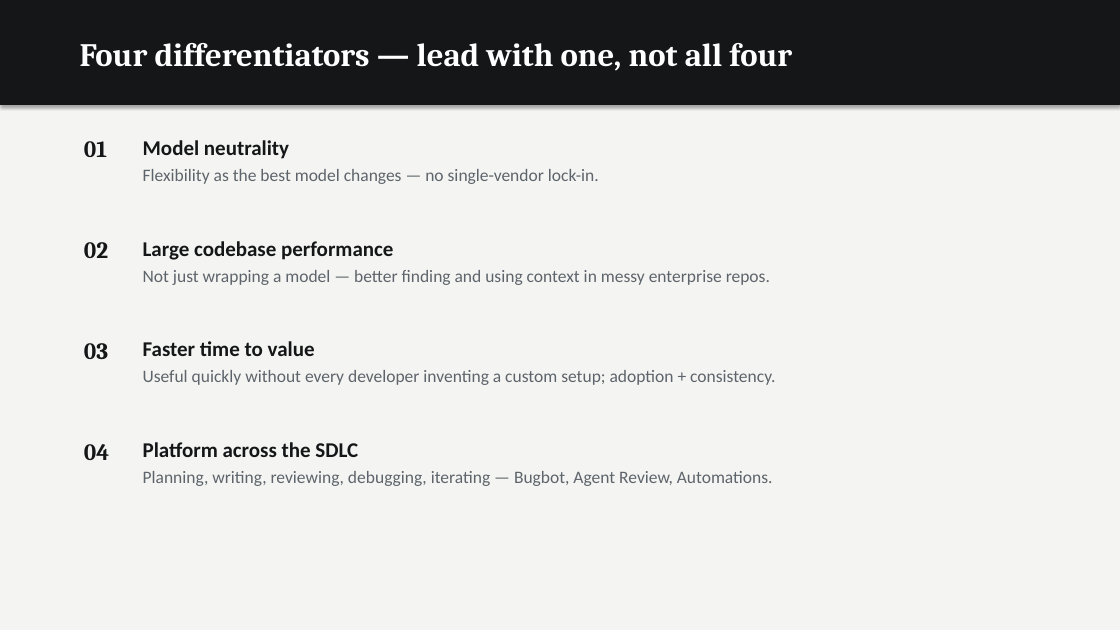
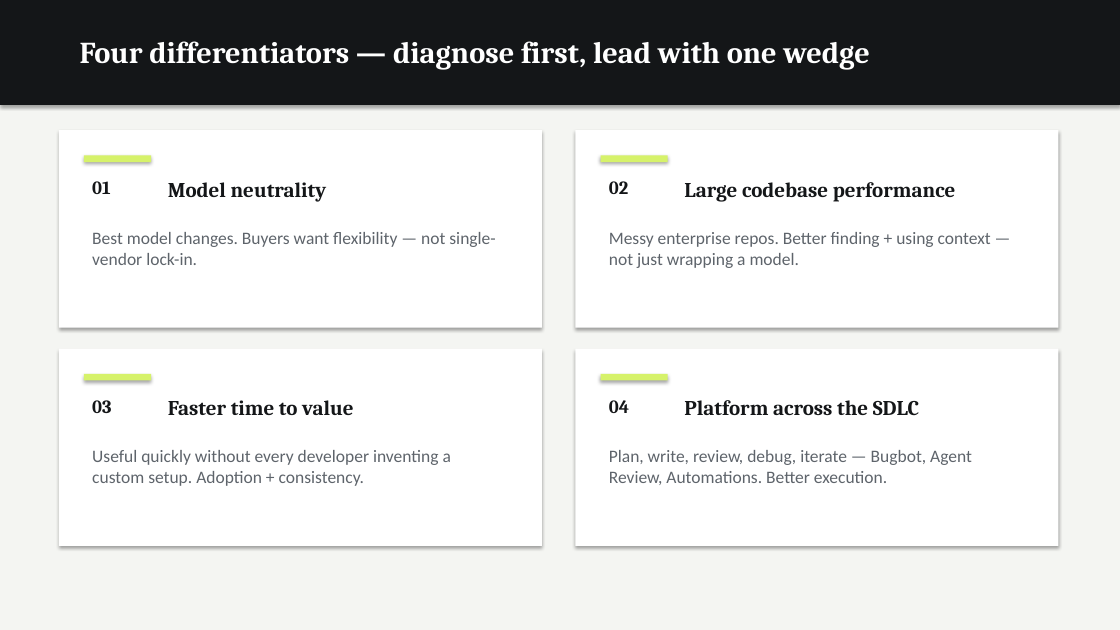
Before and after one commit to dempseli01-stack/lindsey, a slide deck: slide 10 of Lindsey_Presentation.pptx. Drawn at 1120x630 pixels with LibreOffice and Linux fonts; fonts in the diff are those of the drawing. Boxes give left, top, right and bottom in pixels: in the first picture for what was removed or moved away, otherwise in the second. Text is boxed around its words. In the diff, an @@ line names an element or a change of style, - is before the commit and + after.

```diff
--- a/Lindsey_Presentation.pptx
+++ b/Lindsey_Presentation.pptx
@@ text at box(80, 41, 869, 70): text changed; size 28 to 26 pt @@
-Four differentiators — lead with one, not all four
+Four differentiators — diagnose first, lead with one wedge
@@ rectangle added at box(59, 130, 542, 328), fill #FFFFFF @@
@@ rectangle added at box(576, 130, 1059, 328), fill #FFFFFF @@
@@ text "01": place and size @@
-text "01" at box(84, 141, 107, 157)
+text "01" at box(92, 181, 110, 194)
@@ rectangle added at box(84, 155, 151, 162), fill #D6F26A @@
@@ text "Model neutrality": place and size @@
-text "Model neutrality" at box(143, 140, 289, 159)
+text "Model neutrality" at box(168, 182, 327, 202)
@@ text "02": place and size @@
-text "02" at box(84, 242, 108, 258)
+text "02" at box(609, 181, 628, 194)
@@ rectangle added at box(601, 155, 668, 162), fill #D6F26A @@
@@ text "Large codebase performance": place and size @@
-text "Large codebase performance" at box(143, 241, 393, 260)
+text "Large codebase performance" at box(684, 182, 956, 202)
@@ text at box(92, 232, 495, 265): text changed @@
-Flexibility as the best model changes — no single-vendor lock-in.
+Best model changes. Buyers want flexibility — not single-vendor lock-in.
@@ text added at box(609, 232, 991, 268), 15 pt, text #5E646B @@
+Messy enterprise repos. Better finding + using context — not just wrapping a model.
@@ text removed at box(143, 270, 770, 285) @@
-Not just wrapping a model — better finding and using context in messy enterprise repos.
@@ rectangle added at box(59, 349, 542, 546), fill #FFFFFF @@
@@ rectangle added at box(576, 349, 1059, 546), fill #FFFFFF @@
@@ rectangle added at box(84, 374, 151, 381), fill #D6F26A @@
@@ rectangle added at box(601, 374, 668, 381), fill #D6F26A @@
@@ text "03": place and size @@
-text "03" at box(84, 343, 108, 359)
+text "03" at box(92, 400, 111, 413)
@@ text "Faster time to value": place and size @@
-text "Faster time to value" at box(143, 341, 315, 356)
+text "Faster time to value" at box(168, 400, 354, 415)
@@ size 20 to 16 pt in 4 elements at box(92, 181, 110, 194), box(92, 400, 111, 413), box(609, 181, 628, 194), box(609, 400, 629, 413) @@
@@ text "04": place and size @@
-text "04" at box(84, 444, 109, 460)
+text "04" at box(609, 400, 629, 413)
@@ font Calibri to Cambria in 4 elements at box(168, 182, 327, 202), box(684, 182, 956, 202), box(168, 400, 354, 415), box(684, 400, 919, 415) @@
@@ text "Platform across the SDLC": place and size @@
-text "Platform across the SDLC" at box(143, 442, 358, 457)
+text "Platform across the SDLC" at box(684, 400, 919, 415)
@@ text at box(92, 450, 451, 486): text changed @@
-Useful quickly without every developer inventing a custom setup; adoption + consistency.
+Useful quickly without every developer inventing a custom setup. Adoption + consistency.
@@ text removed at box(143, 471, 773, 486) @@
-Planning, writing, reviewing, debugging, iterating — Bugbot, Agent Review, Automations.
@@ text added at box(609, 450, 972, 485), 15 pt, text #5E646B @@
+Plan, write, review, debug, iterate — Bugbot, Agent Review, Automations. Better execution.
```
Also in this commit, not shown: 20 other slides changed, 2 other files.
